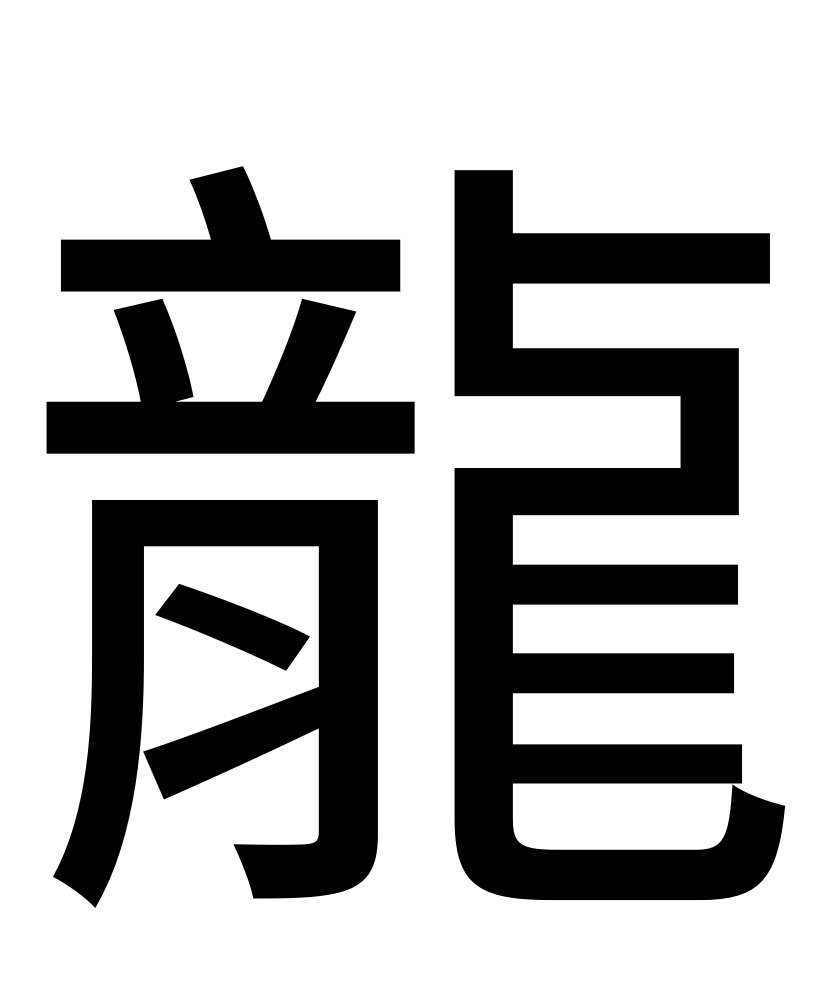
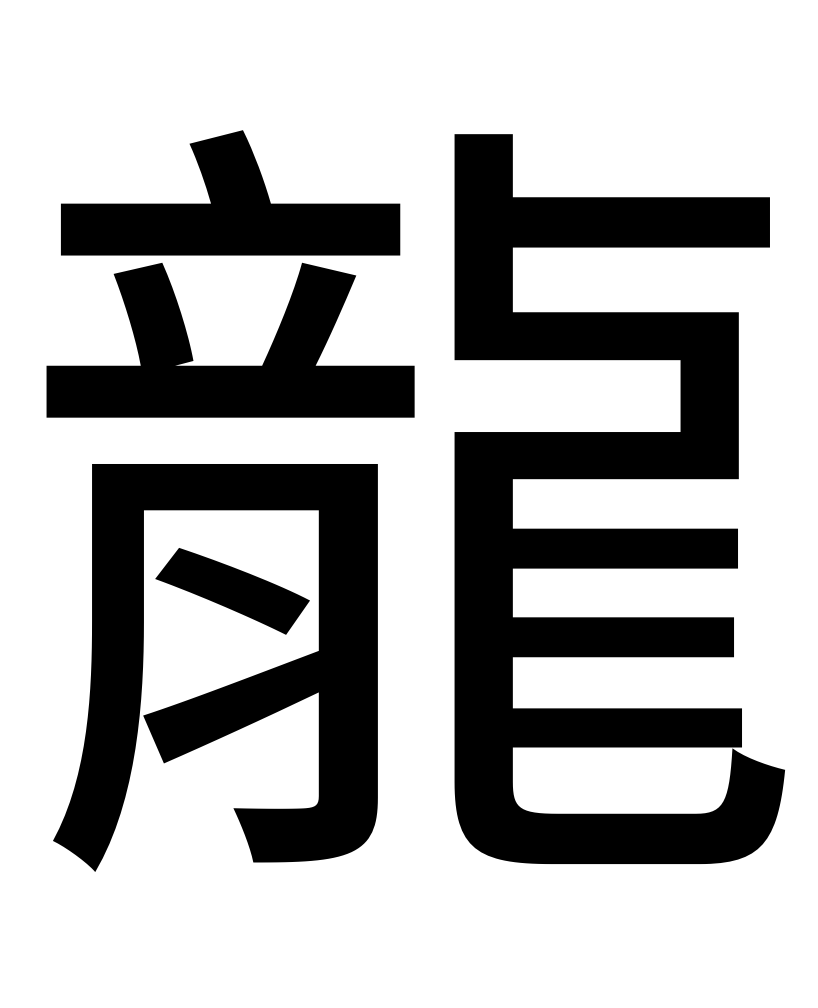
Before and after one commit to oscarsun72/PPTtoDoc_PowerPoint_xchg_Word, a slide deck: slide 2 of 字圖母片.pptm. Drawn at 818x1008 pixels with LibreOffice and Linux fonts; fonts in the diff are those of the drawing. Boxes give left, top, right and bottom in pixels: in the first picture for what was removed or moved away, otherwise in the second. Text is boxed around its words. In the diff, an @@ line names an element or a change of style, - is before the commit and + after.

```diff
--- a/字圖母片.pptm
+++ b/字圖母片.pptm
@@ text "龍" at box(14, 130, 813, 872): font Noto Sans CJK SC to Noto Sans CJK JP; vertical alignment bottom to top @@
```
Also in this commit, not shown: 15 other files.
